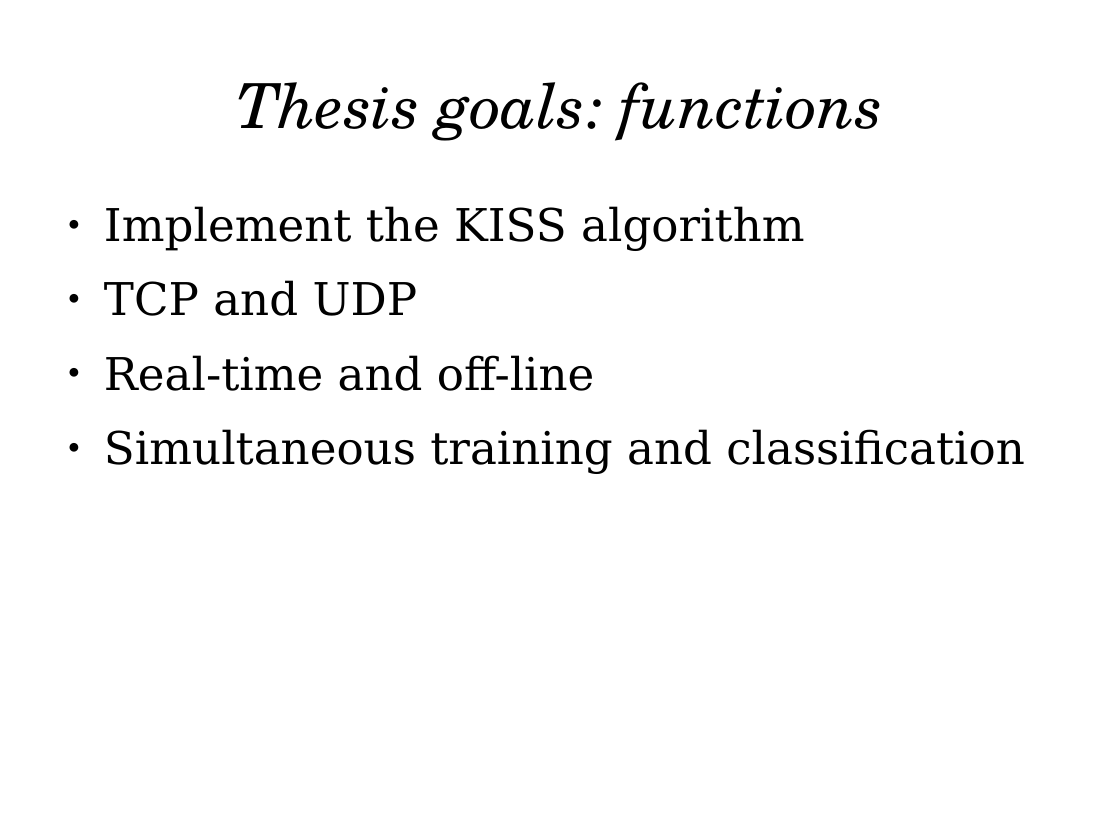
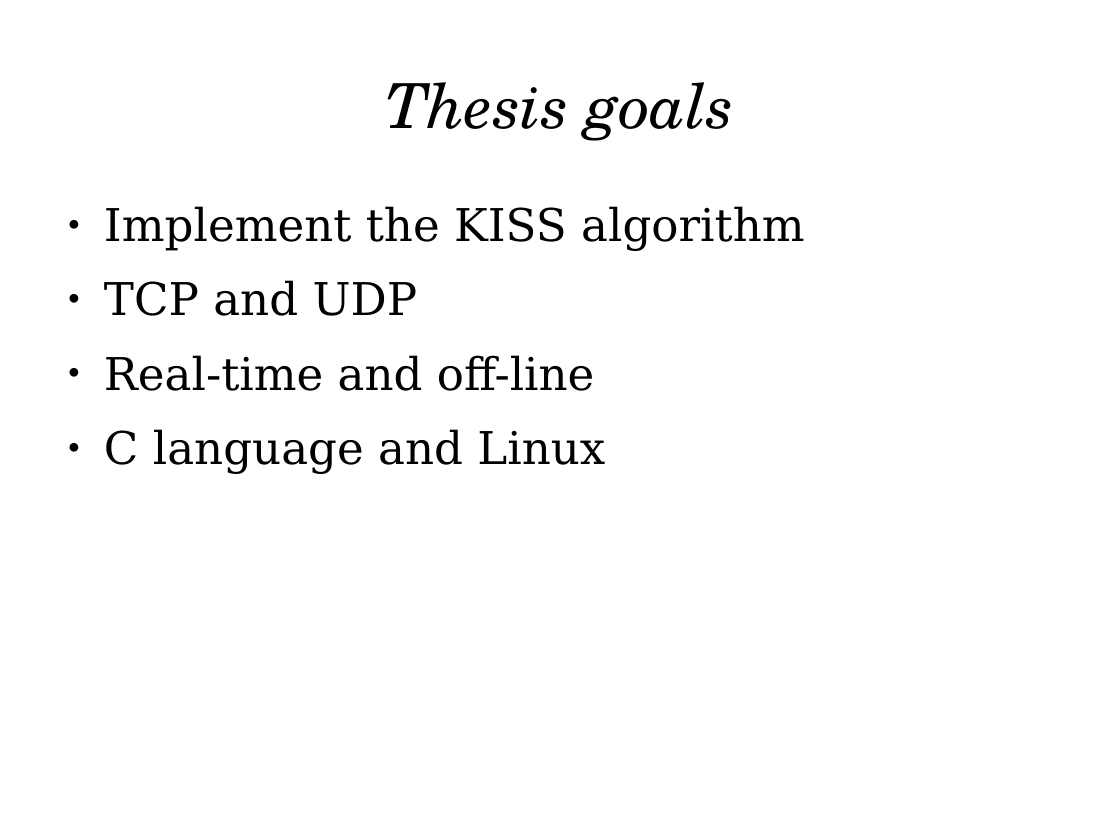
Before and after one commit to pforemski/pjf-msc, a slide deck: slide 12 of polsl/final-exam.odp (slide 15 before the commit). Drawn at 1120x840 pixels with LibreOffice and Linux fonts; fonts in the diff are those of the drawing. Boxes give left, top, right and bottom in pixels: in the first picture for what was removed or moved away, otherwise in the second. Text is boxed around its words. In the diff, an @@ line names an element or a change of style, - is before the commit and + after.

```diff
--- a/polsl/final-exam.odp
+++ b/polsl/final-exam.odp
@@ title at [385,82,734,141]: text changed @@
-Thesis goals: functions
+Thesis goals
@@ text at [104,429,605,474]: text changed @@
-● Simultaneous training and classification
+● C language and Linux
```
Also in this commit, not shown: 6 other slides changed, 1 slide added, 4 slides removed.
